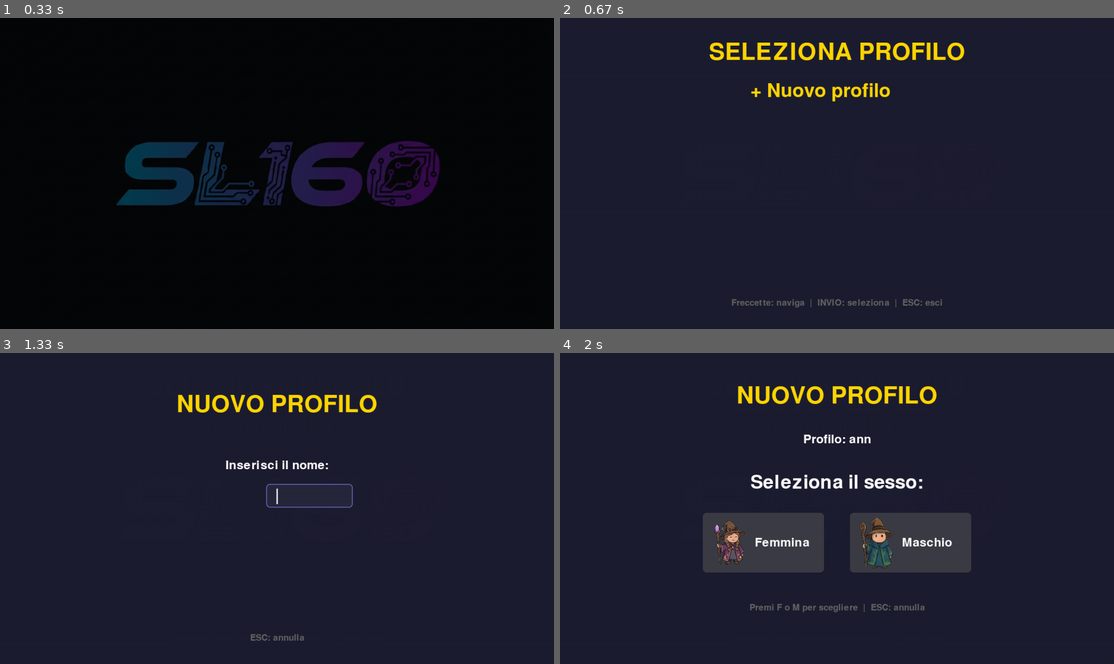
Above: before the commit, frames 1-4 (two rows, left to right).
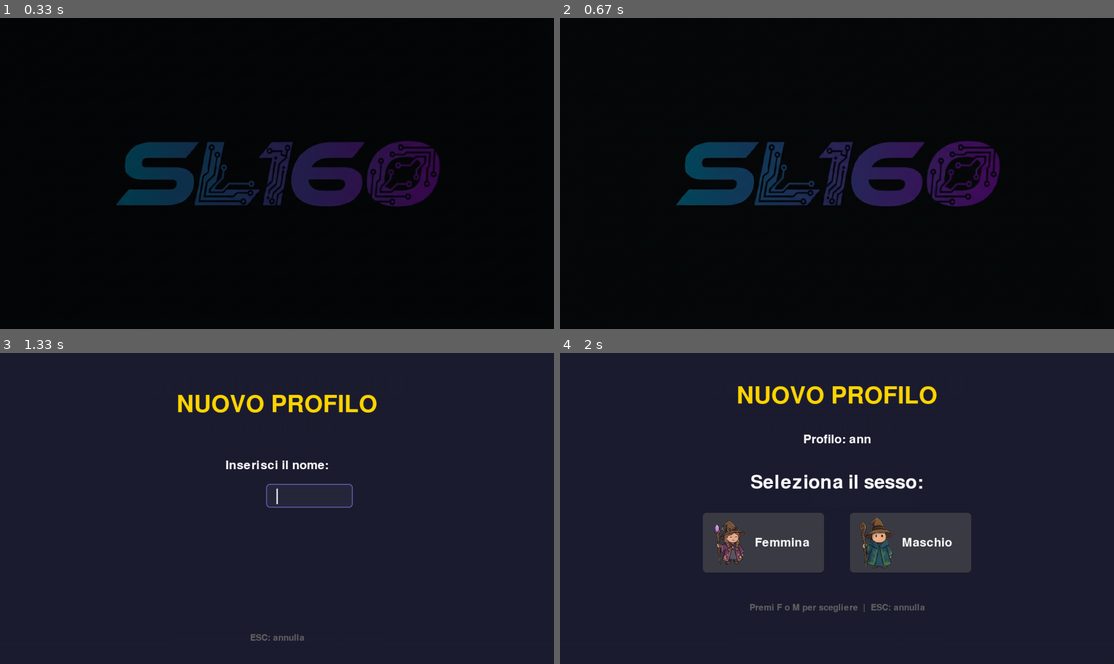
Above: after the commit, the same moments.

Repository: thefactor82/math-wizard
Game: pygame game, started from math-wizard.py
The game is run twice, just before and just after one commit, with the same random seed, the same clock (stepped at 60 frames per second) and the same inputs.
Inputs (mouse positions are in pixels of both pictures, inside the frame that each line leads up to):
- Up to frame 1 (0.33 s): no input
- Up to frame 2 (0.67 s): hold Right from 0.33 s (still down)
- Up to frame 3 (1.33 s): release Right at 0.8 s; hold Up 0.88-1.18 s; tap Enter at 1.22 s
- Up to frame 4 (2 s): type "an" at 1.55 s; type "n" at 1.75 s; tap Enter at 1.88 s; click (837, 530) at 1.93 s

Frame 1 is identical in both runs. In frame 2, 99% of the frame differs, in the area x 0-100%, y 0-100%; in frame 3, less than 0.1%; in frame 4, less than 0.1%.

Commit message:
splash skip with fade-out (500ms); bump v0.2.008

Diff:
--- a/math-wizard.py
+++ b/math-wizard.py
@@ -69,6 +69,7 @@
         self.running = True
         self.state = "splash"
         self.splash_start = pygame.time.get_ticks()
+        self.splash_skip = False
         self.debug = False
         self.debug_buf = ""
 
@@ -171,7 +172,7 @@
         self.config_timeout = TEMPO_LIMITE_DEFAULT
         self.config_genere = "F"
 
-        self.version = "0.2.007"
+        self.version = "0.2.008"
 
         self.profili = []
         self.profilo_corrente = ""
@@ -405,8 +406,9 @@
             self.imposta_cursore()
             return
         if self.state == "splash":
-            if event.type in (pygame.KEYDOWN, pygame.MOUSEBUTTONDOWN):
-                self.state = "profile_select"
+            if event.type in (pygame.KEYDOWN, pygame.MOUSEBUTTONDOWN) and not self.splash_skip:
+                self.splash_skip = True
+                self.splash_start = pygame.time.get_ticks()
             return
         if event.type == pygame.KEYDOWN:
             if event.unicode and event.unicode.isalpha():
@@ -999,7 +1001,8 @@
         if self.hit_timer > 0:
             self.hit_timer -= 1
         if self.state == "splash":
-            if pygame.time.get_ticks() - self.splash_start >= 5000:
+            elapsed = pygame.time.get_ticks() - self.splash_start
+            if (self.splash_skip and elapsed >= 500) or elapsed >= 5000:
                 self.state = "profile_select"
             return
         if self.state == "gameover":
@@ -1053,7 +1056,9 @@
         logo_rect = self.logo.get_rect(center=(SCREEN_WIDTH // 2, SCREEN_HEIGHT // 2))
         self.screen.blit(self.logo, logo_rect)
 
-        if elapsed < 1000:
+        if self.splash_skip:
+            alpha = min(255, int(elapsed / 500 * 255))
+        elif elapsed < 1000:
             alpha = 255 - int(255 * elapsed / 1000)
         elif elapsed > 4000:
             alpha = int(255 * (elapsed - 4000) / 1000)
